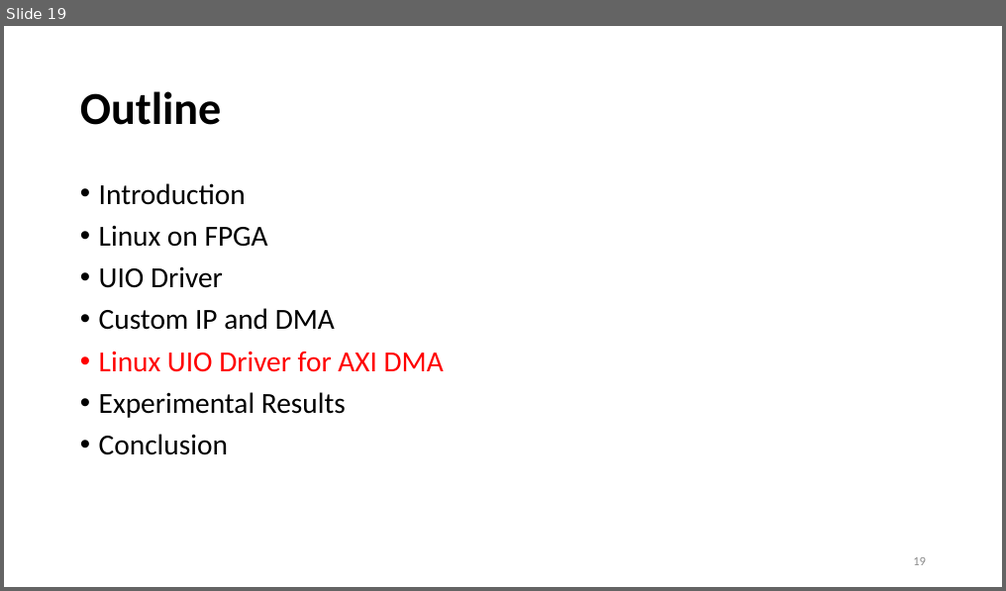
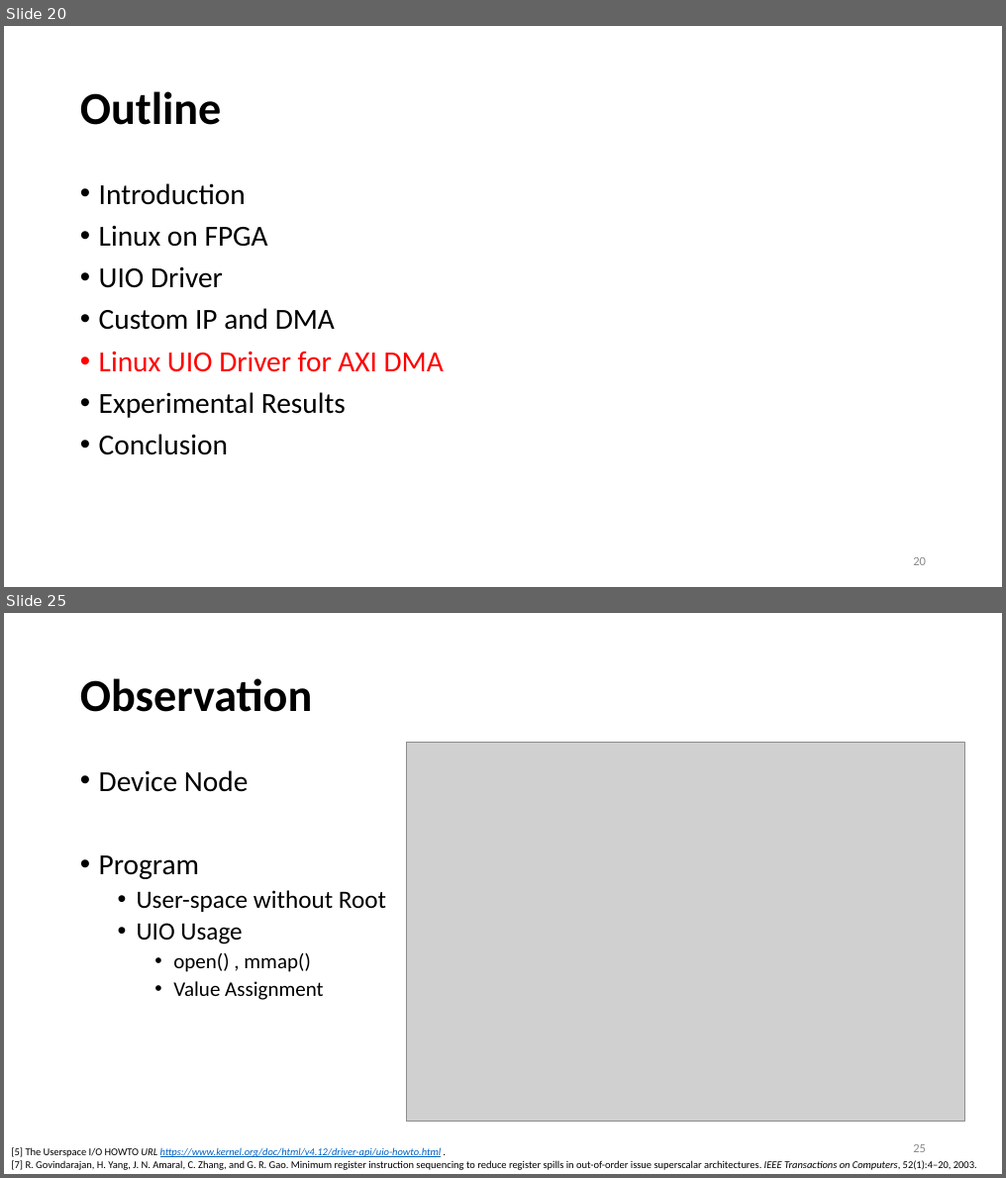
Before and after one commit to yllibliu/presentation, a slide deck: UIO.pptx. Shown one above the other, each under a label of ours: slide 19 before the commit, slides 20 and 25 after it; the slides between them are not shown. The pictures are 1006x591 and 1006x1178 pixels, drawn with LibreOffice and Linux fonts; fonts in the diff are those of the drawing; grey boxes stand for pictures. Boxes give left, top, right and bottom in pixels: in the first picture for what was removed or moved away, otherwise in the second. Text is boxed around its words. In the diff, an @@ line names an element or a change of style, - is before the commit and + after.

```diff
--- a/UIO.pptx
+++ b/UIO.pptx
@@ slide 25 added at (4,613,1002,1174), background #FFFFFF @@
@@ title added at (80,678,312,712), 44 pt, text #000000, bold @@
+Observation
@@ picture added at (406,743,965,1121) @@
@@ text added at (99,770,386,1000), 24 pt, text #000000 @@
+• Device Node
+• Program
+  • User-space without Root
+  • UIO Usage
+    • open() , mmap()
+    • Value Assignment
@@ page number added at (913,1145,926,1153), 12 pt, text #8C8C8C @@
+25
@@ text added at (11,1148,977,1170), 10 pt, text #000000 @@
+[5] The Userspace I/O HOWTO URL https://www.kernel.org/doc/html/v4.12/driver-api/uio-howto.html .
+[7] R. Govindarajan, H. Yang, J. N. Amaral, C. Zhang, and G. R. Gao. Minimum register instruction sequencing to reduce register spills in out-of-order issue superscalar architectures. IEEE Transactions on Computers, 52(1):4–20, 2003.
@@ what was slide 19 is now slide 20 @@
@@ page number at (913,558,926,566): text changed @@
-19
+20
```
Also in this commit, not shown: 7 slides changed, 20 other slides added, 15 slides removed, 13 other files.
